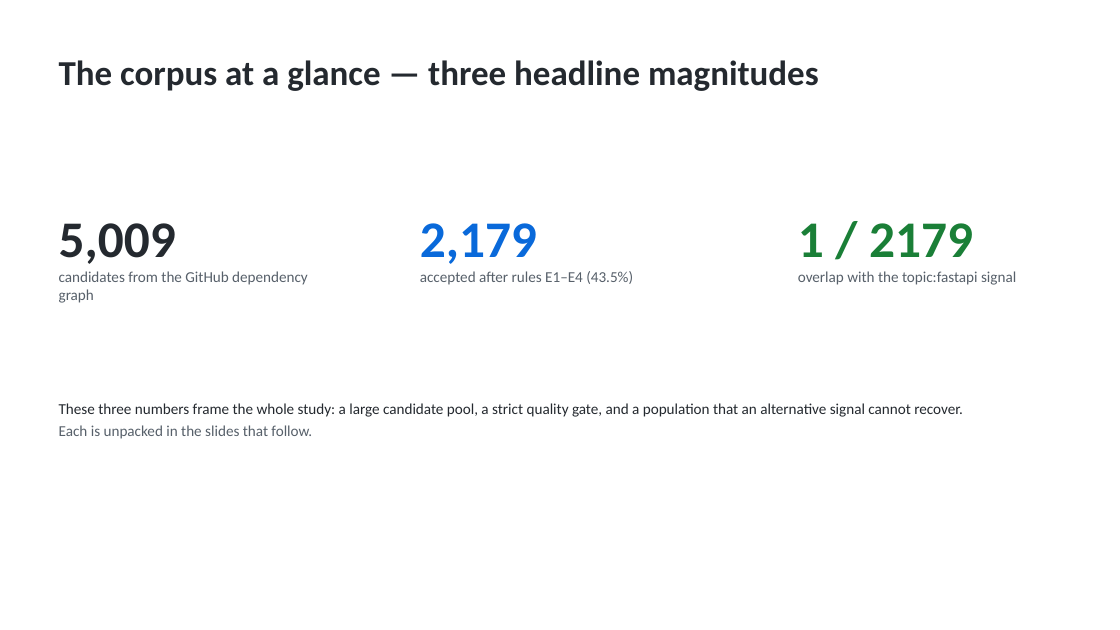
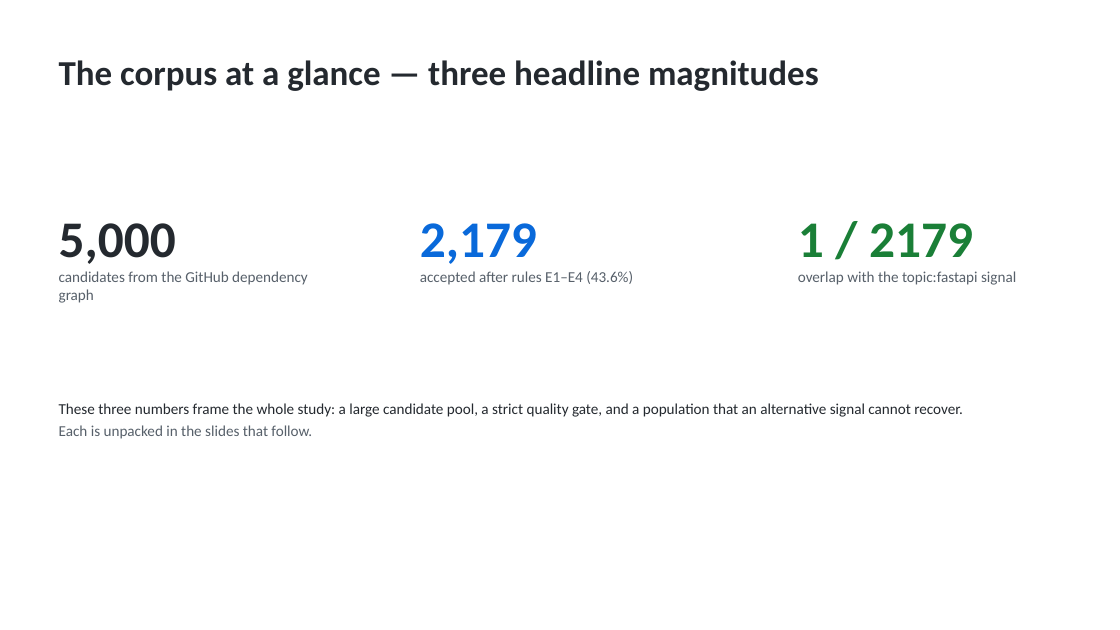
Before and after one commit to codeCrack-01/fastapi-di-empirical-study, a slide deck: slide 4 of analysis/out/fastapi_di_presentation.pptx. Drawn at 1120x630 pixels with LibreOffice and Linux fonts; fonts in the diff are those of the drawing. Boxes give left, top, right and bottom in pixels: in the first picture for what was removed or moved away, otherwise in the second. Text is boxed around its words. In the diff, an @@ line names an element or a change of style, - is before the commit and + after.

```diff
--- a/analysis/out/fastapi_di_presentation.pptx
+++ b/analysis/out/fastapi_di_presentation.pptx
@@ text at [59, 223, 176, 264]: text changed @@
-5,009
+5,000
@@ text at [420, 271, 633, 285]: text changed @@
-accepted after rules E1–E4 (43.5%)
+accepted after rules E1–E4 (43.6%)
```
Also in this commit, not shown: 5 other slides changed, 8 other files.
